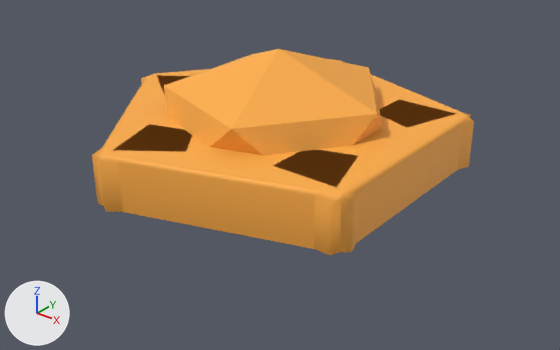
Before and after pictures for a commit that changed the glTF model assets/models/seaside-catch/starfish.glb.
Both versions are drawn from a 50 mm camera at (0.642, -0.8, 0.686) aimed at (0.016, -0.016, 0.2). The axes (+X, +Y, +Z) are drawn at lower left. The lights are the same throughout. The first picture is the older version. Where no turn or scale is listed for an object, it has been applied to the vertices.

Objects in the first picture: 'arm', 'arm.001', 'arm.002', 'arm.003', 'arm.004', 'center'.
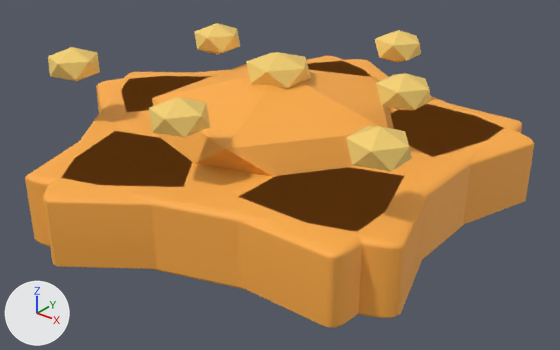
Pixel boxes (x1, y1, x2, y2) of what changed, in the pictures (560 x 350 px):
'fat starfish arm.004', added (orange)
    after: (25, 131, 428, 318)
'fat starfish arm', added (orange)
    after: (238, 104, 522, 328)
'arm.004', deleted (orange)
    before: (92, 124, 360, 252)
'center', recoloured, moved, rescaled
    before: (164, 49, 383, 155)
    after: (246, 52, 311, 88)
'rounded star center', added (orange)
    after: (152, 64, 394, 176)
'fat starfish arm.003', added (orange)
    after: (43, 72, 207, 269)
'arm', deleted (orange)
    before: (273, 100, 471, 255)
'fat starfish arm.001', added (orange)
    after: (306, 56, 535, 225)
'arm.003', deleted (orange)
    before: (99, 75, 192, 212)
'fat starfish arm.002', added (orange)
    after: (96, 59, 388, 113)
'arm.001', deleted (orange)
    before: (335, 60, 474, 170)
'raised yellow star dot.006', added (yellow)
    after: (346, 126, 412, 171)
'raised yellow star dot.004', added (yellow)
    after: (149, 97, 210, 138)
'raised yellow star dot.001', added (yellow)
    after: (376, 73, 431, 110)
'raised yellow star dot.005', added
    after: (48, 47, 100, 81)
'raised yellow star dot.003', added
    after: (375, 30, 421, 62)
'raised yellow star dot.002', added
    after: (194, 23, 240, 54)
'arm.002', deleted (mostly hidden)
    before: (141, 59, 343, 95)

The change in detail:
Material 'gold.003' (mat_gold_003) is new.
Its base color is (0.95, 0.67, 0.18) (yellow #f9d676).
Its metallic is 0.25.
Its roughness is 0.65.
me_棱角球_036 has 12 vertices, 20 faces and spans x -0.89..0.89, y -0.85..0.85, z -1.0..1.0.
me_棱角球_036 no longer uses material mat_orange_012 (orange #ffad45).
me_棱角球_036 gains material mat_gold_003 (yellow #f9d676).
Mesh me_棱角球_009 is new.
It is an icosphere of 20 faces spanning x -0.179..0.179, y -0.17..0.17, z -0.08..0.08.
It uses material mat_orange_012 (orange #ffad45).
Mesh me_棱角球_016 is new.
It is an icosphere of 20 faces spanning x -0.0358..0.0358, y -0.034..0.034, z -0.025..0.025.
It uses material mat_gold_003 (yellow #f9d676).
Mesh me_立方体_023 is new.
It has 96 vertices, 188 faces and spans x -0.252..0.252, y -0.152..0.152, z -0.05..0.05.
It uses material mat_orange_012 (orange #ffad45).
Mesh me_立方体_022 is new.
It has 96 vertices, 188 faces and spans x -0.206..0.206, y -0.239..0.239, z -0.05..0.05.
It uses material mat_orange_012 (orange #ffad45).
Mesh me_立方体_021 is new.
It has 96 vertices, 188 faces and spans x -0.206..0.206, y -0.239..0.239, z -0.05..0.05.
It uses material mat_orange_012 (orange #ffad45).
Mesh me_立方体_020 is new.
It has 96 vertices, 188 faces and spans x -0.252..0.252, y -0.152..0.152, z -0.05..0.05.
It uses material mat_orange_012 (orange #ffad45).
Mesh me_立方体_019 is new.
It has 96 vertices, 188 faces and spans x -0.09..0.09, y -0.24..0.24, z -0.05..0.05.
It uses material mat_orange_012 (orange #ffad45).
Object 'arm' (ob_arm) is deleted.
Object 'arm.001' (ob_arm_001) is deleted.
Object 'arm.002' (ob_arm_002) is deleted.
Object 'arm.003' (ob_arm_003) is deleted.
Object 'arm.004' (ob_arm_004) is deleted.
Object 'center' (ob_center) moves from (0.0, 0.0, 0.28) to (0.0, 0.0, 0.35).
Object 'center' (ob_center) is rescaled from (0.18, 0.18, 0.1) to (0.05, 0.05, 0.025).
Object 'rounded star center' (ob_rounded_star_center) is new; it shows me_棱角球_009.
Its location is (0.0, 0.0, 0.27).
Object 'raised yellow star dot.006' (ob_raised_yellow_star_dot_006) is new; it shows me_棱角球_016.
Its location is (0.25, -0.14, 0.35).
Object 'raised yellow star dot.005' (ob_raised_yellow_star_dot_005) is new; it shows a copy of me_棱角球_016.
Its location is (-0.24, -0.16, 0.35).
Object 'raised yellow star dot.004' (ob_raised_yellow_star_dot_004) is new; it shows a copy of me_棱角球_016.
Its location is (0.02, -0.21, 0.35).
Object 'raised yellow star dot.003' (ob_raised_yellow_star_dot_003) is new; it shows a copy of me_棱角球_016.
Its location is (0.07, 0.2, 0.35).
Object 'raised yellow star dot.002' (ob_raised_yellow_star_dot_002) is new; it shows a copy of me_棱角球_016.
Its location is (-0.17, 0.06, 0.35).
Object 'raised yellow star dot.001' (ob_raised_yellow_star_dot_001) is new; it shows a copy of me_棱角球_016.
Its location is (0.18, 0.03, 0.35).
Object 'fat starfish arm.004' (ob_fat_starfish_arm_004) is new; it shows me_立方体_023.
Its location is (0.0556, -0.1712, 0.22).
Object 'fat starfish arm.003' (ob_fat_starfish_arm_003) is new; it shows me_立方体_022.
Its location is (-0.1456, -0.1058, 0.22).
Object 'fat starfish arm.002' (ob_fat_starfish_arm_002) is new; it shows me_立方体_021.
Its location is (-0.1456, 0.1058, 0.22).
Object 'fat starfish arm.001' (ob_fat_starfish_arm_001) is new; it shows me_立方体_020.
Its location is (0.0556, 0.1712, 0.22).
Object 'fat starfish arm' (ob_fat_starfish_arm) is new; it shows me_立方体_019.
Its location is (0.18, 0.0, 0.22).
